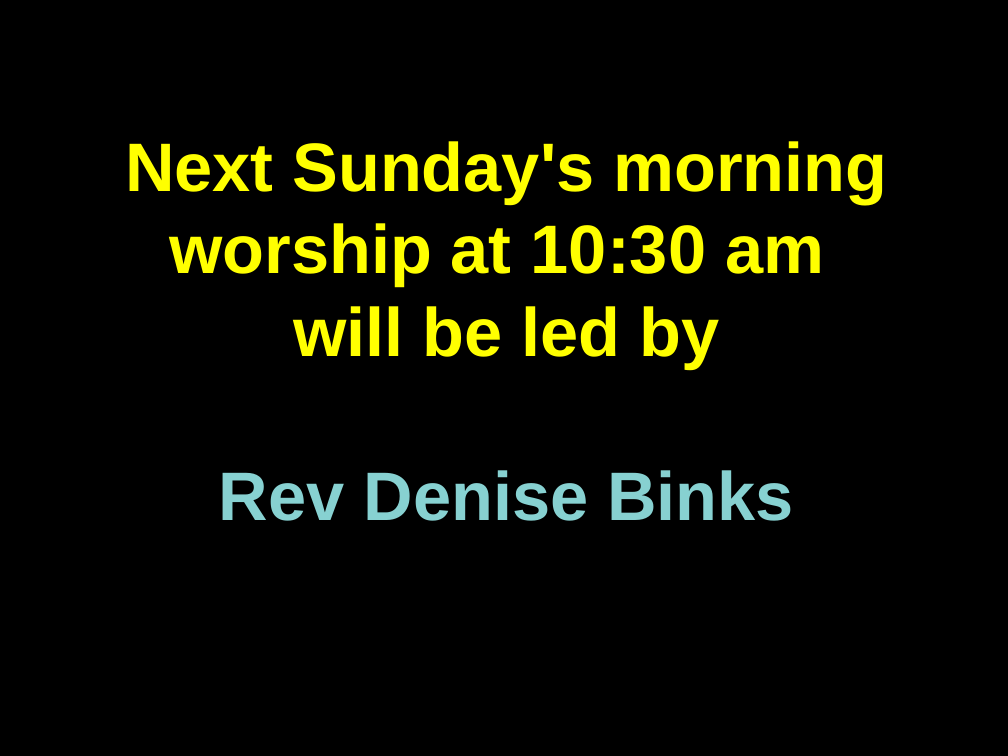
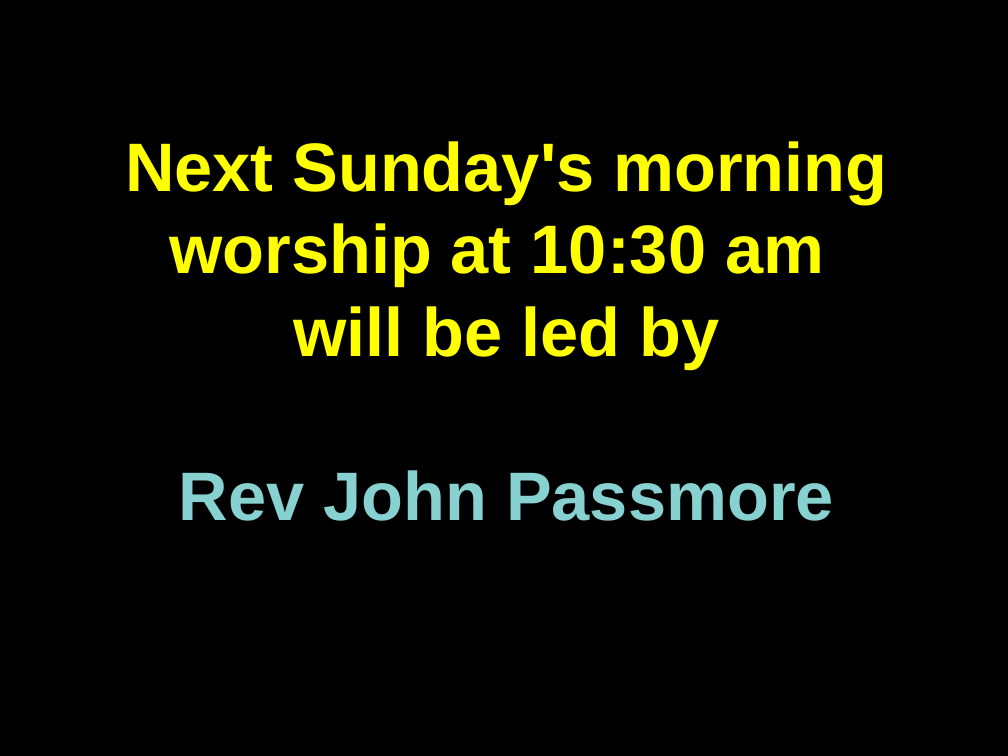
Before and after one commit to martinforsyth/bsuc-audio-visual, a slide deck: slide 5 of resources/presentations/impress/welcome.dark.background.odp (slide 4 before the commit). Drawn at 1008x756 pixels with LibreOffice and Linux fonts; fonts in the diff are those of the drawing. Boxes give left, top, right and bottom in pixels: in the first picture for what was removed or moved away, otherwise in the second. Text is boxed around its words. In the diff, an @@ line names an element or a change of style, - is before the commit and + after.

```diff
--- a/resources/presentations/impress/welcome.dark.background.odp
+++ b/resources/presentations/impress/welcome.dark.background.odp
@@ text at bbox=[179, 470, 834, 521]: text changed @@
-Rev Denise Binks
+Rev John Passmore
```
Also in this commit, not shown: 11 other slides changed, 2 slides added, 5 slides removed, 1 other file.
